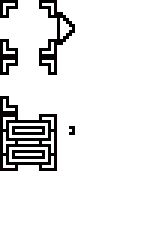
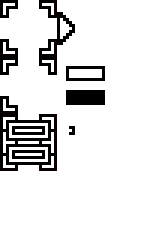
Comparing the layer stacks of the two 144x240 images. Changes:
added layer "Load" above "Sel3" over [66, 66, 105, 105]
